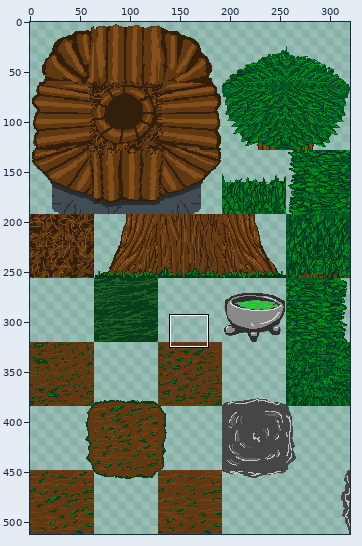
Two versions of one sprite sheet, silence/silence/map_collection_png.png. Above, an overview of the earlier version with the close-up marked.
Close-up. The starting point:
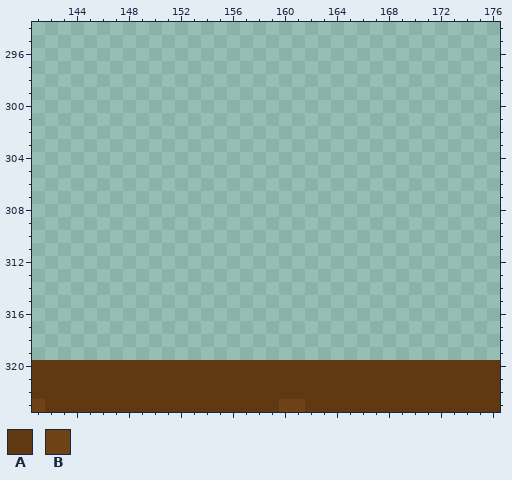
The file is 320x512 pixels. Pixels under 10% opacity are left out. Colours within 5 levels of each other are drawn and written as one. Shown: x 141..176, y 294..323. The commit also changed other parts of the picture, which this record leaves out.
Palette (. is transparent): A #603913  B #6f4217
Pixels before, first column x 141:
320 AAAAAAAAAAAAAAAAAAAAAAAAAAAAAAAAAAAA
321 AAAAAAAAAAAAAAAAAAAAAAAAAAAAAAAAAAAA
322 AAAAAAAAAAAAAAAAAAAAAAAAAAAAAAAAAAAA
323 BAAAAAAAAAAAAAAAAAABBAAAAAAAAAAAAAAA
Once edited:
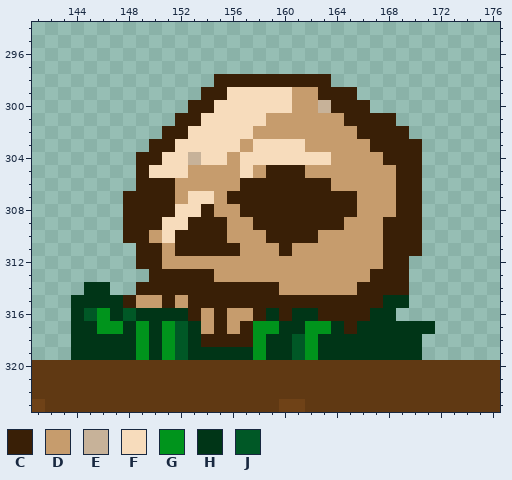
Colours new in this view: C #391f06  D #c69c6d  E #c7b299  F #f7dcbc  G #00941c  H #003517  J #005826
Diff:
Colour C is added in row 298 at x 155 to 163; in row 299 at x 154 to 155 and 163 to 165; in row 300 at x 153 to 154 and 164 to 166; in row 301 at x 152 to 153 and 165 to 168; in row 302 at x 151 to 152 and 166 to 169; in row 303 at x 150 to 151 and 167 to 170.
Colour C is added in row 304 at x 149 to 150 and 168 to 170; in row 305 at x 149, 159 to 161 and 169 to 170; in row 306 at x 149 to 151, 157 to 163 and 169 to 170; in row 307 at x 148 to 151, 156 to 165 and 169 to 170; in row 308 at x 148 to 151, 154, 157 to 165 and 169 to 170; in row 309 at x 148 to 150, 153 to 155, 158 to 164 and 168 to 170.
Colour C is added in row 310 at x 148 to 149, 152 to 155, 159 to 162 and 168 to 170; in row 311 at x 149 to 150, 152 to 156, 160 and 168 to 170; in row 312 at x 149 to 150 and 168 to 169; in row 313 at x 150 to 154 and 167 to 169; in row 314 at x 149 to 159 and 166 to 169; in row 315 at x 148, 151 and 153 to 167.
Colour C is added in row 316 at x 153, 155, 158, 160 and 163 to 166; in row 317 at x 155, 157 and 165; in row 318 at x 154 to 157.
Colour D is added in rows 299 to 300 at x 161 to 162; in row 301 at x 159 to 164; in row 302 at x 158 to 165; in row 303 at x 157 and 162 to 166; in row 304 at x 156 and 164 to 167; in row 305 at x 153 to 156, 158 and 162 to 168.
Colour D is added in row 306 at x 152 to 156 and 164 to 168; in row 307 at x 152, 155 and 166 to 168; in row 308 at x 155 to 156 and 166 to 168; in row 309 at x 156 to 157 and 165 to 167; in row 310 at x 150, 156 to 158 and 163 to 167; in row 311 at x 151, 157 to 159 and 161 to 167.
Colour D is added in row 312 at x 151 to 167; in row 313 at x 155 to 166; in row 314 at x 160 to 165; in row 315 at x 149 to 150 and 152; in row 316 at x 154 and 156 to 157; in row 317 at x 154 and 156.
Colour E is added in row 300 at x 163; in row 304 at x 153.
Colour F is added in row 299 at x 156 to 160; in row 300 at x 155 to 160; in row 301 at x 154 to 158; in row 302 at x 153 to 157; in row 303 at x 152 to 156 and 158 to 161; in row 304 at x 151 to 152, 154 to 155 and 157 to 163.
Colour F is added in row 305 at x 150 to 152 and 157; in row 307 at x 153 to 154; in row 308 at x 152 to 153; in row 309 at x 151 to 152; in row 310 at x 151.
Colour G is added in row 316 at x 146; in row 317 at x 146 to 147, 149, 151, 158 to 159 and 162 to 163; in rows 318 to 319 at x 149, 151, 158 and 162.
Colour H is added in row 314 at x 145 to 146; in row 315 at x 144 to 147 and 168 to 169; in row 316 at x 144, 147, 149 to 152, 159, 161 to 162 and 167 to 168; in row 317 at x 144 to 145, 148, 150, 153, 160 to 161, 164 and 166 to 171; in row 318 at x 144 to 148, 150, 153, 159 to 160 and 163 to 170; in row 319 at x 144 to 148, 150, 153 to 157, 159 to 160 and 163 to 170.
Colour J is added in row 316 at x 145 and 148; in row 317 at x 152; in rows 318 to 319 at x 152 and 161.
Changed places in both close-ups, as pixel boxes (x1, y1, x2, y2):
added: (71, 74, 435, 360)
